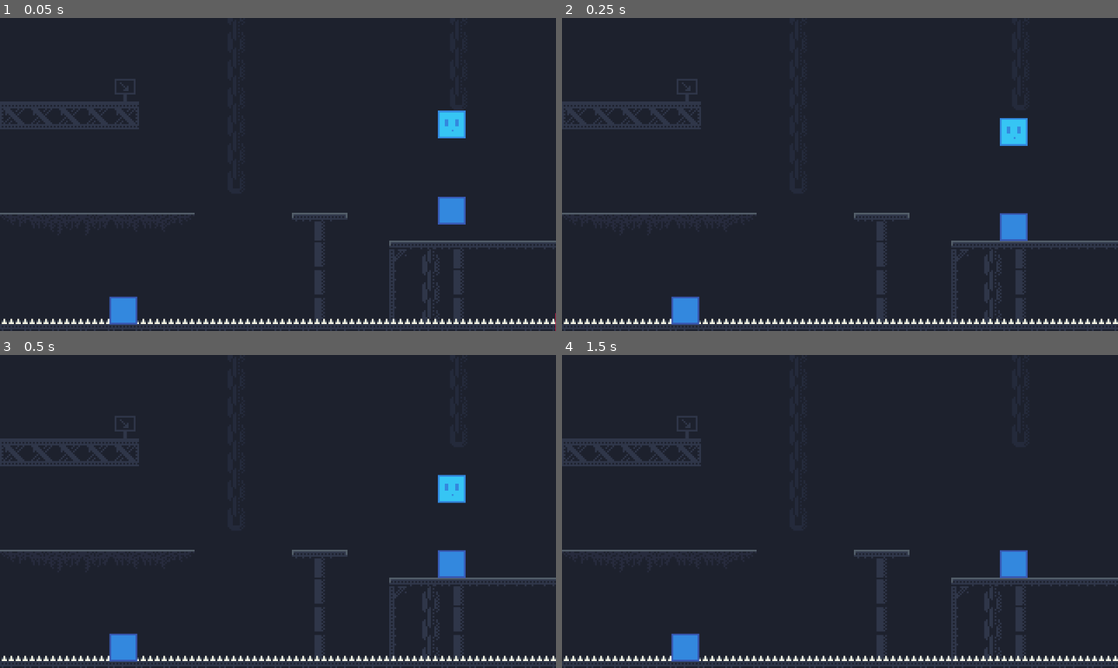
Above: before the commit, frames 1-4 (two rows, left to right).
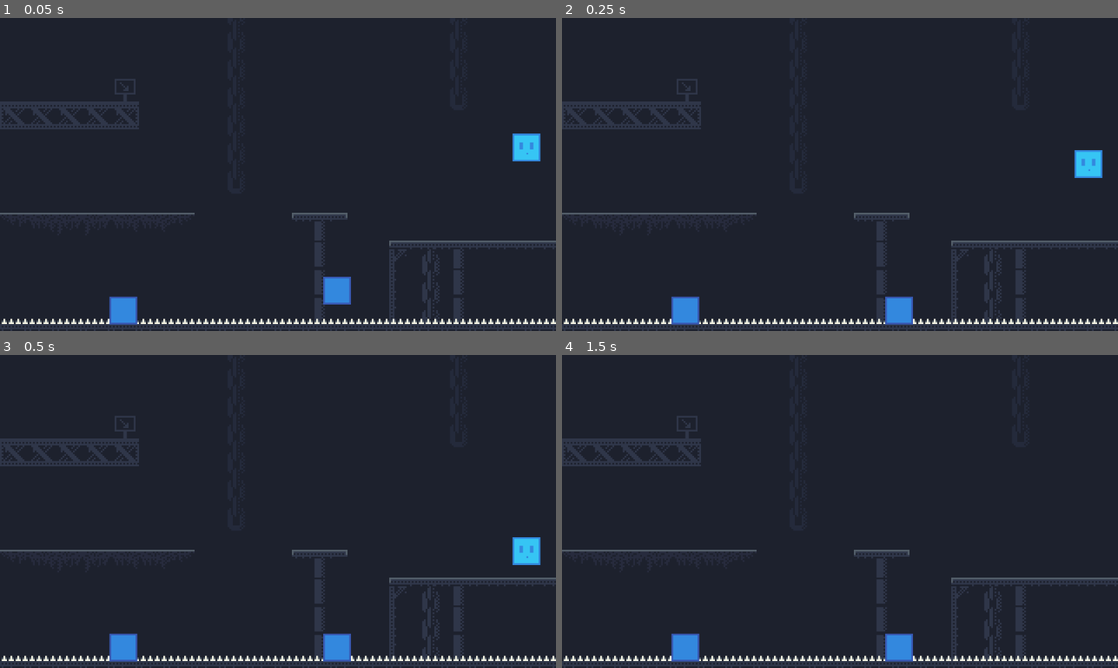
Above: after the commit, the same moments.

Repository: khriii/MagnetsGame
Game: Godot game, scene res://scenes/tests/magnets_with_player.tscn
Same seed, same stepped clock (60 frames per second), same inputs: the game is played once before the commit and once after it. The project has no main scene, so this scene is started directly.
Inputs:
- Up to frame 1 (0.05 s): no input
- Up to frame 2 (0.25 s): no input
- Up to frame 3 (0.5 s): no input
- Up to frame 4 (1.5 s): tap Enter (ui_accept) at 0.5, 0.77 s; hold Right (ui_right) from 0.53 s (still down)

The runs differ from the first frame. In frame 1, 1.8% of the frame differs, in the area x 58-100%, y 29-100%; in frame 2, 1.8%; in frame 3, 1.8%, in the area x 58-98%, y 38-98%; in frame 4, 0.9%.

Commit message:
Added change_polarity function to the player. Added an input map to check for player input. Modified InputComponent so more custom input actions can be added in the future.

Diff:
--- a/magnets-game/project.godot
+++ b/magnets-game/project.godot
@@ -22,6 +22,14 @@
 window/size/window_height_override=720
 window/stretch/mode="canvas_items"
 
+[input]
+
+change_polarity={
+"deadzone": 0.2,
+"events": [Object(InputEventKey,"resource_local_to_scene":false,"resource_name":"","device":-1,"window_id":0,"alt_pressed":false,"shift_pressed":false,"ctrl_pressed":false,"meta_pressed":false,"pressed":false,"keycode":0,"physical_keycode":32,"key_label":0,"unicode":32,"location":0,"echo":false,"script":null)
+]
+}
+
 [physics]
 
 3d/physics_engine="Jolt Physics"
--- /dev/null
+++ b/magnets-game/scenes/characters/player/player.gd
@@ -0,0 +1,27 @@
+extends Entity
+
+@export var input_component: InputComponent
+@export var magnetic_component: MagneticComponent
+
+enum Polarity {
+	Positive = 1,
+	Negative = -1,
+	Neutral = 0
+}
+
+func change_polarity() -> void:
+	if (magnetic_component):
+		if (magnetic_component.polarity == Polarity.Positive):
+			magnetic_component.polarity = Polarity.Negative
+		elif (magnetic_component.polarity == Polarity.Negative):
+			magnetic_component.polarity = Polarity.Positive
+
+	print("Polarity changed to: " + str(magnetic_component.polarity))
+
+
+func _physics_process(_delta: float) -> void:
+	if (input_component):
+		var is_pressing_change_polarity = input_component.get_extra_action_pressed(0)
+
+		if (is_pressing_change_polarity):
+			change_polarity()
--- a/magnets-game/scenes/characters/player/player.tscn
+++ b/magnets-game/scenes/characters/player/player.tscn
@@ -1,7 +1,7 @@
 [gd_scene format=3 uid="uid://c62blrxkfsn1m"]
 
 [ext_resource type="Texture2D" uid="uid://cinxq3b4t67v6" path="res://assets/sprites/characters/player/magnet_character.png" id="1_7uws0"]
-[ext_resource type="Script" uid="uid://c3m8hdfvcwyyk" path="res://scripts/classes/entity.gd" id="1_t61fv"]
+[ext_resource type="Script" uid="uid://csgd0srd2uad" path="res://scenes/characters/player/player.gd" id="1_xuses"]
 [ext_resource type="Script" uid="uid://dklh33chc8a74" path="res://scripts/classes/components/movement_component.gd" id="2_686vu"]
 [ext_resource type="Script" uid="uid://bets8i6pm2pw5" path="res://scripts/classes/components/input_component.gd" id="3_hss88"]
 [ext_resource type="Script" uid="uid://dpb3g26k4mrt7" path="res://scripts/classes/states/state_machine.gd" id="4_qd3e3"]
@@ -128,8 +128,10 @@
 "speed": 5.0
 }]
 
-[node name="Player" type="CharacterBody2D" unique_id=1027311456]
-script = ExtResource("1_t61fv")
+[node name="Player" type="CharacterBody2D" unique_id=1027311456 node_paths=PackedStringArray("input_component", "magnetic_component")]
+script = ExtResource("1_xuses")
+input_component = NodePath("Components/InputComponent")
+magnetic_component = NodePath("Components/MagneticComponent")
 id = "player"
 metadata/_custom_type_script = "uid://c3m8hdfvcwyyk"
 
@@ -146,6 +148,7 @@
 
 [node name="InputComponent" type="Node2D" parent="Components" unique_id=762902091]
 script = ExtResource("3_hss88")
+extra_actions = Array[StringName]([&"change_polarity"])
 metadata/_custom_type_script = "uid://bets8i6pm2pw5"
 
 [node name="MagneticComponent" type="Area2D" parent="Components" unique_id=1424811034 node_paths=PackedStringArray("affected_node")]
--- a/magnets-game/scenes/tests/magnets_with_player.tscn
+++ b/magnets-game/scenes/tests/magnets_with_player.tscn
@@ -10,10 +10,10 @@
 [node name="Level1" parent="." unique_id=1150482761 instance=ExtResource("1_v0702")]
 
 [node name="Player" parent="." unique_id=1027311456 instance=ExtResource("2_dapnl")]
-position = Vector2(260, 61)
+position = Vector2(303, 74)
 
 [node name="PositiveBlock" parent="." unique_id=1532420148 instance=ExtResource("3_ijjym")]
-position = Vector2(260, 110)
+position = Vector2(194, 156)
 
 [node name="MagneticComponent" parent="PositiveBlock" index="2" unique_id=127168400]
 magnetic_strength = 100.0
@@ -25,7 +25,7 @@
 is_movable = true
 
 [node name="NegativeBlock" parent="." unique_id=1515436851 instance=ExtResource("4_dapnl")]
-position = Vector2(322, 177)
+position = Vector2(-31, 62)
 
 [editable path="PositiveBlock"]
 [editable path="PositiveBlock2"]
--- a/magnets-game/scripts/classes/components/input_component.gd
+++ b/magnets-game/scripts/classes/components/input_component.gd
@@ -6,8 +6,11 @@
 @export var action_right: StringName = "ui_right"
 @export var action_up: StringName = "ui_up"
 @export var action_down: StringName = "ui_down"
+
+@export_group("Buttons")
 @export var action_jump: StringName = "ui_up"
 @export var action_use: StringName = "ui_accept"
+@export var extra_actions: Array[StringName] = []
 
 func _ready() -> void:
 	pass
@@ -21,6 +24,11 @@
 		action_down
 	)
 
+func get_extra_action_pressed(index: int) -> bool:
+	if index >= 0 and index < extra_actions.size():
+		return Input.is_action_just_pressed(extra_actions[index])
+	return false
+
 
 func is_using() -> bool:
 	return Input.is_action_just_pressed(action_use)
--- a/magnets-game/scripts/classes/components/magnetic_component.gd
+++ b/magnets-game/scripts/classes/components/magnetic_component.gd
@@ -63,7 +63,7 @@
 	else:
 		movement_direction = -direction_to_other
 
-	print(movement_direction)
+	#print(movement_direction)
 
 	#we apply the force to the node based on its type
 	if self.affected_node is RigidBody2D:
--- a/magnets-game/scripts/classes/components/movement_component.gd
+++ b/magnets-game/scripts/classes/components/movement_component.gd
@@ -26,7 +26,6 @@
 	if not entity.is_on_floor():
 		entity.velocity.y += gravity * delta
 
-	print(direction)
 	entity.move_and_slide()
 
 func _ready() -> void:
Not shown, added: magnets-game/scenes/characters/player/player.gd.uid
